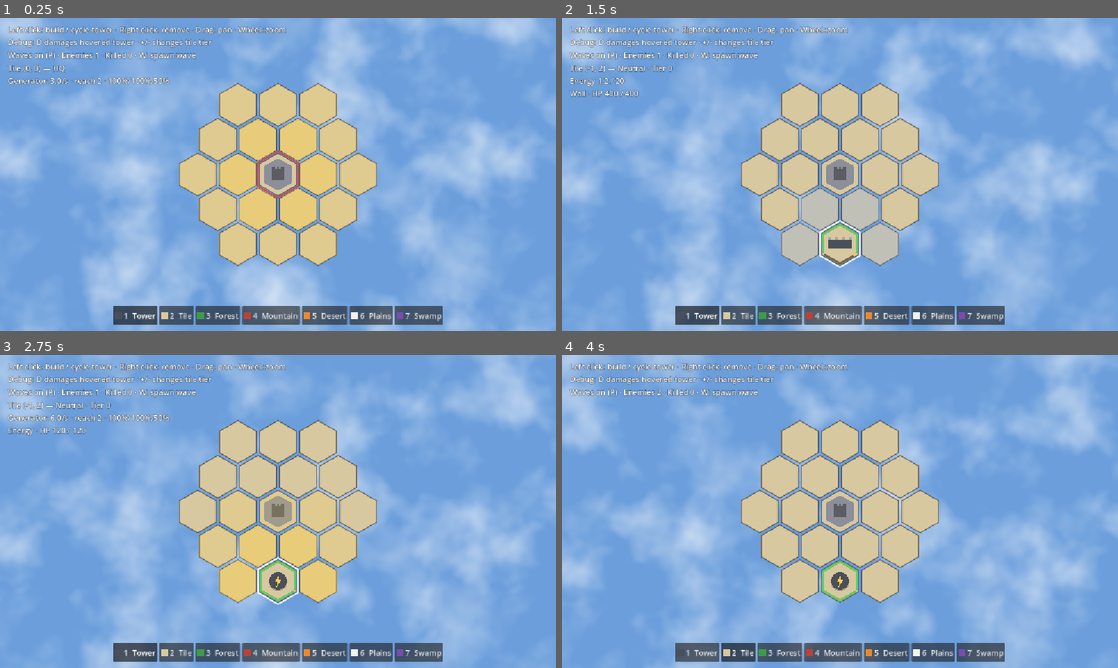
Above: before the commit, frames 1-4 (two rows, left to right).
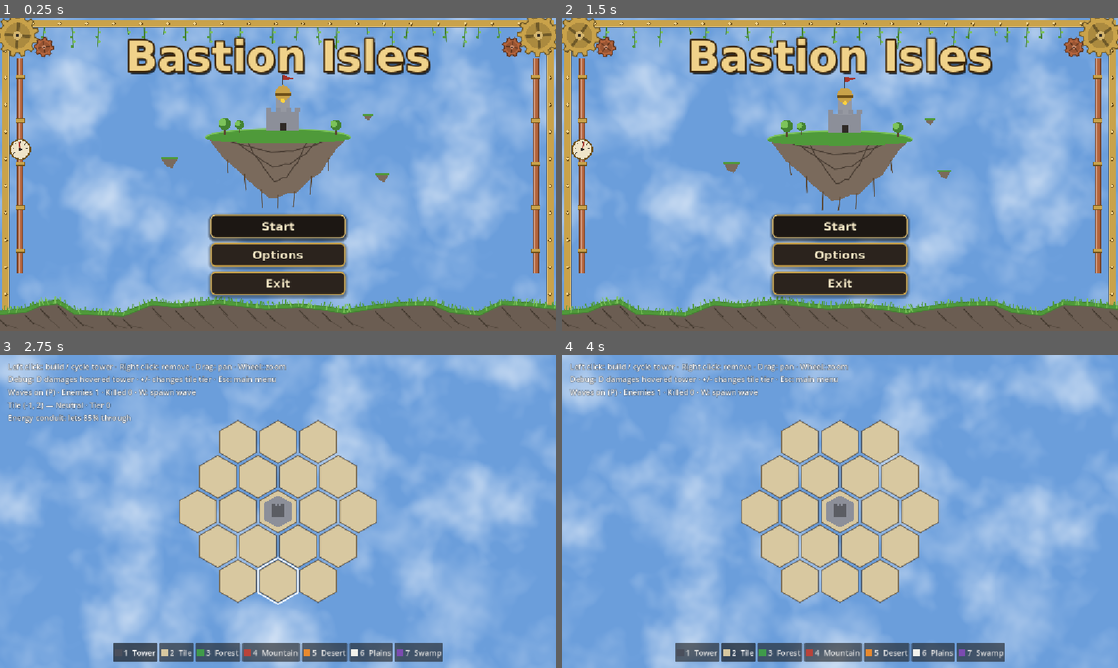
Above: after the commit, the same moments.

Repository: PfeiferSebastian/bastion-isles
Game: Godot game, scene res://scenes/ui/main_menu.tscn
Same seed, same stepped clock (60 frames per second), same inputs: the game is played once before the commit and once after it. Before the commit the project starts from res://main.tscn.
Inputs (mouse positions are in pixels of both pictures, inside the frame that each line leads up to):
- Up to frame 1 (0.25 s): no input
- Up to frame 2 (1.5 s): click (840, 255) at 0.5 s, where only the run after the commit has a clickable "Options"; click (840, 224) at 1.25 s, where only the run after the commit has a clickable "Back"
- Up to frame 3 (2.75 s): click (278, 564) at 2 s, where only the run after the commit has a clickable "Start"
- Up to frame 4 (4 s): click "1 Tower" at 2.75 s; click "2 Tile" at 3.5 s

The runs differ from the first frame. In frame 1, 61% of the frame differs, in the area x 0-100%, y 0-100%; in frame 2, 60%; in frame 3, 21%; in frame 4, 18%.

Commit message:
Add steampunk main menu as start scene
- Title at the top, Start / Options / Exit at the bottom middle
- Code-drawn frame: brass border with rivets, turning gears, copper
  pipes with a pressure gauge, hanging moss and a grassy rock ledge
- Bobbing floating island centerpiece with keep, trees and fragments
- Options panel with fullscreen toggle and master volume
- Reusable MenuTheme for brass buttons and panels
- Main menu is now the start scene; Esc in game returns to it

Co-Authored-By: Claude Opus 5.5 <noreply@anthropic.com>

Diff:
--- a/main.tscn
+++ b/main.tscn
@@ -45,7 +45,7 @@
 theme_override_colors/font_outline_color = Color(0, 0, 0, 0.6)
 theme_override_constants/outline_size = 4
 text = "Left click: build / cycle tower · Right click: remove · Drag: pan · Wheel: zoom
-Debug: D damages hovered tower · +/- changes tile tier"
+Debug: D damages hovered tower · +/- changes tile tier · Esc: main menu"
 
 [node name="CombatInfo" type="Label" parent="HUD/Margin/Lines"]
 unique_name_in_owner = true
--- a/project.godot
+++ b/project.godot
@@ -11,7 +11,7 @@
 [application]
 
 config/name="Bastion Isles"
-run/main_scene="res://main.tscn"
+run/main_scene="res://scenes/ui/main_menu.tscn"
 config/features=PackedStringArray("4.7", "Forward Plus")
 config/icon="res://icon.svg"
 
--- /dev/null
+++ b/scenes/ui/main_menu.tscn
@@ -0,0 +1,127 @@
+[gd_scene format=3]
+
+[ext_resource type="Script" path="res://scripts/ui/main_menu.gd" id="1_menu"]
+[ext_resource type="Script" path="res://scripts/world/sky_background.gd" id="2_sky"]
+[ext_resource type="Script" path="res://scripts/ui/floating_island_art.gd" id="3_island"]
+[ext_resource type="Script" path="res://scripts/ui/menu_frame.gd" id="4_frame"]
+
+[node name="MainMenu" type="Control"]
+layout_mode = 3
+anchors_preset = 15
+anchor_right = 1.0
+anchor_bottom = 1.0
+grow_horizontal = 2
+grow_vertical = 2
+script = ExtResource("1_menu")
+
+[node name="Sky" type="Node2D" parent="."]
+script = ExtResource("2_sky")
+flight_velocity = Vector2(-25, -10)
+
+[node name="Island" type="Node2D" parent="."]
+position = Vector2(576, 246)
+script = ExtResource("3_island")
+width = 300.0
+depth = 130.0
+
+[node name="Frame" type="Control" parent="."]
+layout_mode = 1
+anchors_preset = 15
+anchor_right = 1.0
+anchor_bottom = 1.0
+grow_horizontal = 2
+grow_vertical = 2
+mouse_filter = 2
+script = ExtResource("4_frame")
+
+[node name="Title" type="Label" parent="."]
+layout_mode = 1
+anchors_preset = 10
+anchor_right = 1.0
+offset_top = 28.0
+offset_bottom = 124.0
+grow_horizontal = 2
+theme_type_variation = &"TitleLabel"
+text = "Bastion Isles"
+horizontal_alignment = 1
+vertical_alignment = 1
+
+[node name="Buttons" type="VBoxContainer" parent="."]
+layout_mode = 1
+anchors_preset = 7
+anchor_left = 0.5
+anchor_top = 1.0
+anchor_right = 0.5
+anchor_bottom = 1.0
+offset_left = -140.0
+offset_top = -238.0
+offset_right = 140.0
+offset_bottom = -74.0
+grow_horizontal = 2
+grow_vertical = 0
+theme_override_constants/separation = 10
+alignment = 2
+
+[node name="Start" type="Button" parent="Buttons"]
+unique_name_in_owner = true
+custom_minimum_size = Vector2(0, 48)
+layout_mode = 2
+text = "Start"
+
+[node name="Options" type="Button" parent="Buttons"]
+unique_name_in_owner = true
+custom_minimum_size = Vector2(0, 48)
+layout_mode = 2
+text = "Options"
+
+[node name="Exit" type="Button" parent="Buttons"]
+unique_name_in_owner = true
+custom_minimum_size = Vector2(0, 48)
+layout_mode = 2
+text = "Exit"
+
+[node name="OptionsPanel" type="PanelContainer" parent="."]
+unique_name_in_owner = true
+layout_mode = 1
+anchors_preset = 8
+anchor_left = 0.5
+anchor_top = 0.5
+anchor_right = 0.5
+anchor_bottom = 0.5
+offset_left = -220.0
+offset_top = -150.0
+offset_right = 220.0
+offset_bottom = 150.0
+grow_horizontal = 2
+grow_vertical = 2
+
+[node name="Content" type="VBoxContainer" parent="OptionsPanel"]
+layout_mode = 2
+theme_override_constants/separation = 18
+alignment = 1
+
+[node name="Heading" type="Label" parent="OptionsPanel/Content"]
+layout_mode = 2
+theme_override_font_sizes/font_size = 34
+text = "Options"
+horizontal_alignment = 1
+
+[node name="Fullscreen" type="CheckButton" parent="OptionsPanel/Content"]
+unique_name_in_owner = true
+layout_mode = 2
+text = "Fullscreen"
+
+[node name="VolumeLabel" type="Label" parent="OptionsPanel/Content"]
+layout_mode = 2
+text = "Master volume"
+
+[node name="Volume" type="HSlider" parent="OptionsPanel/Content"]
+unique_name_in_owner = true
+layout_mode = 2
+value = 100.0
+
+[node name="Back" type="Button" parent="OptionsPanel/Content"]
+unique_name_in_owner = true
+custom_minimum_size = Vector2(0, 48)
+layout_mode = 2
+text = "Back"
--- a/scripts/main.gd
+++ b/scripts/main.gd
@@ -1,5 +1,8 @@
 extends Node2D
 ## Prototype sandbox: wires camera input to the island and the island to the HUD.
+## Esc returns to the main menu.
+
+const MENU_SCENE := "res://scenes/ui/main_menu.tscn"
 
 @onready var _island_view: IslandView = $IslandView
 @onready var _camera: CameraController = $Camera
@@ -12,3 +15,9 @@
 	_camera.secondary_tapped.connect(_island_view.handle_secondary_tap)
 	_hud.view = _island_view
 	_hud.combat = _combat
+
+
+func _unhandled_key_input(event: InputEvent) -> void:
+	var key := event as InputEventKey
+	if key and key.pressed and not key.echo and key.keycode == KEY_ESCAPE:
+		get_tree().change_scene_to_file(MENU_SCENE)
--- /dev/null
+++ b/scripts/ui/floating_island_art.gd
@@ -0,0 +1,117 @@
+extends Node2D
+## Menu centerpiece: a gently bobbing floating island with a grassy top, rocky underside,
+## hanging roots, a small brass-domed keep and a few drifting rock fragments. Drawn in code.
+
+@export var width := 340.0
+@export var depth := 190.0
+@export var bob_height := 6.0
+
+const GRASS := Color("4f9a3a")
+const GRASS_LIGHT := Color("7cc35a")
+const ROCK := Color("7a6a5c")
+const ROCK_DARK := Color("4a3e34")
+const ROOT := Color("5a4632")
+
+var _time := 0.0
+var _underside := PackedVector2Array()
+var _base_y := 0.0
+
+
+func _ready() -> void:
+	_base_y = position.y
+	var rng := RandomNumberGenerator.new()
+	rng.seed = 11
+	# Jagged cone from the left rim down to the tip and back up to the right rim.
+	var steps := 14
+	for i in steps + 1:
+		var t := float(i) / steps
+		var x := lerpf(-width / 2.0, width / 2.0, t)
+		var y := sin(t * PI) * depth * (1.0 - absf(t - 0.5) * 0.6)
+		_underside.append(Vector2(x + rng.randf_range(-6, 6), y + rng.randf_range(-10, 10) * sin(t * PI)))
+
+
+## Moves the island's resting point (it keeps bobbing around it).
+func place(at: Vector2) -> void:
+	position = at
+	_base_y = at.y
+
+
+func _process(delta: float) -> void:
+	_time += delta
+	position.y = _base_y + sin(_time * 0.9) * bob_height
+	queue_redraw()
+
+
+func _draw() -> void:
+	_draw_fragments()
+	# Rock underside with strata.
+	var body := PackedVector2Array([Vector2(-width / 2.0, 0)])
+	body.append_array(_underside)
+	body.append(Vector2(width / 2.0, 0))
+	draw_colored_polygon(body, ROCK)
+	for k in range(1, 4):
+		var line := PackedVector2Array()
+		for p in _underside:
+			line.append(Vector2(p.x * (1.0 - k * 0.18), p.y * k * 0.24))
+		draw_polyline(line, ROCK_DARK, 2.0, true)
+	# Hanging roots.
+	for i in 7:
+		var x := lerpf(-width * 0.35, width * 0.35, i / 6.0)
+		var start := Vector2(x, _depth_at(x) - 4.0)
+		var sway := sin(_time * 1.1 + i) * 4.0
+		draw_polyline(PackedVector2Array([start, start + Vector2(sway * 0.5, 18), start + Vector2(sway, 26 + i % 3 * 6)]), ROOT, 2.0, true)
+	# Grassy top.
+	var top := PackedVector2Array()
+	for i in 25:
+		var a := PI + PI * i / 24.0
+		top.append(Vector2(cos(a) * width / 2.0, sin(a) * 18.0))
+	for i in 25:
+		var a := PI * i / 24.0
+		top.append(Vector2(cos(a) * width / 2.0, sin(a) * 10.0 + 2.0))
+	draw_colored_polygon(top, GRASS)
+	draw_polyline(top.slice(0, 25), GRASS_LIGHT, 3.0, true)
+	_draw_keep(Vector2(10, -14))
+	_draw_tree(Vector2(-110, -6), 16.0)
+	_draw_tree(Vector2(-80, -10), 12.0)
+	_draw_tree(Vector2(120, -6), 14.0)
+
+
+func _depth_at(x: float) -> float:
+	for i in _underside.size() - 1:
+		var a := _underside[i]
+		var b := _underside[i + 1]
+		if x >= a.x and x <= b.x:
+			return lerpf(a.y, b.y, (x - a.x) / maxf(b.x - a.x, 0.001))
+	return 0.0
+
+
+## Small keep with a brass dome and a pennant.
+func _draw_keep(base: Vector2) -> void:
+	var stone := Color("8c8f99")
+	draw_rect(Rect2(base + Vector2(-34, -40), Vector2(68, 40)), stone)
+	draw_rect(Rect2(base + Vector2(-14, -78), Vector2(28, 40)), stone.lightened(0.08))
+	for i in 4:
+		draw_rect(Rect2(base + Vector2(-34 + i * 20, -48), Vector2(10, 8)), stone)
+	draw_circle(base + Vector2(0, -78), 16.0, MenuTheme.BRASS)
+	draw_rect(Rect2(base + Vector2(-16, -78), Vector2(32, 6)), MenuTheme.BRASS_DARK)
+	draw_line(base + Vector2(0, -94), base + Vector2(0, -116), MenuTheme.IRON, 2.0)
+	var wave := sin(_time * 3.0) * 3.0
+	draw_colored_polygon(PackedVector2Array([base + Vector2(0, -116), base + Vector2(22, -110 + wave), base + Vector2(0, -104)]), Color("a8322a"))
+	draw_rect(Rect2(base + Vector2(-6, -16), Vector2(12, 16)), MenuTheme.IRON)
+	draw_circle(base + Vector2(0, -62), 4.0, Color("ffd23f"))
+
+
+func _draw_tree(at: Vector2, size: float) -> void:
+	draw_line(at, at + Vector2(0, -size), ROOT, 3.0)
+	draw_circle(at + Vector2(0, -size * 1.4), size * 0.8, GRASS.darkened(0.15))
+	draw_circle(at + Vector2(-size * 0.3, -size * 1.6), size * 0.5, GRASS_LIGHT)
+
+
+## Little rock fragments drifting around the island.
+func _draw_fragments() -> void:
+	var spots := [Vector2(-width * 0.75, 40), Vector2(width * 0.72, 70), Vector2(width * 0.62, -40)]
+	for i in spots.size():
+		var p: Vector2 = spots[i] + Vector2(0, sin(_time * 1.3 + i * 2.0) * 8.0)
+		var s := 18.0 - i * 4.0
+		draw_colored_polygon(PackedVector2Array([p + Vector2(-s, 0), p + Vector2(s, 0), p + Vector2(s * 0.3, s * 1.2), p + Vector2(-s * 0.4, s * 0.9)]), ROCK)
+		draw_line(p + Vector2(-s, 0), p + Vector2(s, 0), GRASS, 4.0)
--- /dev/null
+++ b/scripts/ui/main_menu.gd
@@ -0,0 +1,58 @@
+extends Control
+## Main menu: title at the top, Start / Options / Exit at the bottom middle,
+## steampunk frame and a floating island over the cloud sky.
+
+const GAME_SCENE := "res://main.tscn"
+
+@onready var _island: Node2D = $Island
+@onready var _buttons: Control = $Buttons
+@onready var _start: Button = %Start
+@onready var _options: Button = %Options
+@onready var _exit: Button = %Exit
+@onready var _options_panel: Control = %OptionsPanel
+@onready var _fullscreen: CheckButton = %Fullscreen
+@onready var _volume: HSlider = %Volume
+@onready var _back: Button = %Back
+
+
+func _ready() -> void:
+	theme = MenuTheme.build()
+	_start.pressed.connect(_on_start)
+	_options.pressed.connect(_show_options.bind(true))
+	_exit.pressed.connect(get_tree().quit)
+	_back.pressed.connect(_show_options.bind(false))
+	_fullscreen.button_pressed = DisplayServer.window_get_mode() == DisplayServer.WINDOW_MODE_FULLSCREEN
+	_fullscreen.toggled.connect(_on_fullscreen_toggled)
+	_volume.value = db_to_linear(AudioServer.get_bus_volume_db(0)) * 100.0
+	_volume.value_changed.connect(_on_volume_changed)
+	resized.connect(_layout)
+	_layout()
+	_show_options(false)
+
+
+func _unhandled_input(event: InputEvent) -> void:
+	if event.is_action_pressed("ui_cancel") and _options_panel.visible:
+		_show_options(false)
+		get_viewport().set_input_as_handled()
+
+
+func _layout() -> void:
+	_island.call(&"place", Vector2(size.x / 2.0, size.y * 0.38))
+
+
+func _on_start() -> void:
+	get_tree().change_scene_to_file(GAME_SCENE)
+
+
+func _show_options(open: bool) -> void:
+	_options_panel.visible = open
+	_buttons.visible = not open
+	(_back if open else _start).grab_focus()
+
+
+func _on_fullscreen_toggled(on: bool) -> void:
+	DisplayServer.window_set_mode(DisplayServer.WINDOW_MODE_FULLSCREEN if on else DisplayServer.WINDOW_MODE_WINDOWED)
+
+
+func _on_volume_changed(value: float) -> void:
+	AudioServer.set_bus_volume_db(0, linear_to_db(maxf(value / 100.0, 0.0001)))
--- /dev/null
+++ b/scripts/ui/menu_frame.gd
@@ -0,0 +1,189 @@
+extends Control
+## Decorative steampunk frame for the main menu, drawn in code: brass border with rivets,
+## copper pipes with a pressure gauge, turning corner gears, hanging moss at the top and
+## a grassy rock ledge growing over the bottom edge.
+
+const BRASS := MenuTheme.BRASS
+const BRASS_LIGHT := MenuTheme.BRASS_LIGHT
+const BRASS_DARK := MenuTheme.BRASS_DARK
+const COPPER := MenuTheme.COPPER
+const IRON := MenuTheme.IRON
+const ROCK := Color("6b5d52")
+const ROCK_DARK := Color("43392f")
+const GRASS := Color("4f9a3a")
+const GRASS_LIGHT := Color("7cc35a")
+
+const INSET := 12.0
+const BAR := 14.0
+const GEAR_RADIUS := 44.0
+
+var _time := 0.0
+var _rocks := PackedVector2Array()
+var _blades: Array[PackedFloat32Array] = []  # x, height, lean per blade
+var _rng := RandomNumberGenerator.new()
+
+
+func _ready() -> void:
+	mouse_filter = Control.MOUSE_FILTER_IGNORE
+	resized.connect(_build_ledge)
+	_build_ledge()
+
+
+func _process(delta: float) -> void:
+	_time += delta
+	queue_redraw()
+
+
+func _draw() -> void:
+	_draw_pipes()
+	_draw_border()
+	_draw_moss()
+	_draw_ledge()
+	_draw_gears()
+
+
+# --- Pieces --------------------------------------------------------------
+
+func _draw_border() -> void:
+	var rect := Rect2(Vector2(INSET, INSET), size - Vector2(INSET, INSET) * 2.0)
+	draw_rect(rect.grow(BAR * 0.5), BRASS_DARK, false, 3.0)
+	draw_rect(rect, BRASS, false, BAR)
+	draw_rect(rect.grow(-BAR * 0.5 + 2.0), BRASS_LIGHT, false, 1.5)
+	draw_rect(rect.grow(-BAR * 0.5 - 1.0), Color(0, 0, 0, 0.5), false, 2.0)
+	# Rivets along the bar.
+	var step := 56.0
+	var x := rect.position.x + step
+	while x < rect.end.x - step * 0.5:
+		_rivet(Vector2(x, rect.position.y))
+		x += step
+	var y := rect.position.y + step
+	while y < rect.end.y - step * 0.5:
+		_rivet(Vector2(rect.position.x, y))
+		_rivet(Vector2(rect.end.x, y))
+		y += step
+
+
+func _rivet(at: Vector2) -> void:
+	draw_circle(at, 3.6, BRASS_DARK)
+	draw_circle(at + Vector2(-0.8, -0.8), 2.4, BRASS_LIGHT)
+
+
+## Copper pipes down both sides, with joint rings and a pressure gauge on the left.
+func _draw_pipes() -> void:
+	for side in [INSET + 30.0, size.x - INSET - 30.0]:
+		var top := INSET + 70.0
+		var bottom := size.y - 120.0
+		draw_line(Vector2(side, top), Vector2(side, bottom), COPPER.darkened(0.35), 12.0)
+		draw_line(Vector2(side, top), Vector2(side, bottom), COPPER, 8.0)
+		draw_line(Vector2(side - 2, top), Vector2(side - 2, bottom), COPPER.lightened(0.35), 2.0)
+		var y := top + 40.0
+		while y < bottom:
+			draw_rect(Rect2(side - 9, y - 4, 18, 8), BRASS)
+			draw_rect(Rect2(side - 9, y - 4, 18, 8), BRASS_DARK, false, 1.5)
+			y += 90.0
+	var gauge := Vector2(INSET + 30.0, size.y * 0.42)
+	draw_circle(gauge, 22.0, BRASS_DARK)
+	draw_circle(gauge, 19.0, Color("efe4c8"))
+	for i in 7:
+		var a := deg_to_rad(150.0 + i * 40.0)
+		draw_line(gauge + Vector2.from_angle(a) * 13.0, gauge + Vector2.from_angle(a) * 17.0, IRON, 1.5)
+	var needle := deg_to_rad(210.0 + 70.0 * (0.5 + 0.5 * sin(_time * 1.3)) + 6.0 * sin(_time * 9.0))
+	draw_line(gauge, gauge + Vector2.from_angle(needle) * 15.0, Color("a8322a"), 2.0, true)
+	draw_circle(gauge, 3.0, IRON)
+
+
+## Moss and vines hanging from the top bar.
+func _draw_moss() -> void:
+	_rng.seed = 7
+	var x := INSET + 80.0
+	while x < size.x - INSET - 80.0:
+		var length := _rng.randf_range(14.0, 46.0)
+		var sway := sin(_time * 0.8 + x * 0.05) * 3.0
+		var top := Vector2(x, INSET + BAR * 0.5)
+		var tip := top + Vector2(sway, length)
+		draw_line(top, tip, GRASS.darkened(0.2), 2.0, true)
+		for k in int(length / 10.0):
+			var p := top.lerp(tip, (k + 1) * 10.0 / length)
+			draw_circle(p + Vector2(3 if k % 2 == 0 else -3, 0), 2.6, GRASS_LIGHT if k % 2 == 0 else GRASS)
+		x += _rng.randf_range(26.0, 70.0)
+
+
+## Rocky ledge with a grassy top, overgrowing the bottom of the frame.
+func _build_ledge() -> void:
+	_rng.seed = 42
+	_rocks.clear()
+	_blades.clear()
+	var base := size.y + 4.0
+	_rocks.append(Vector2(-4, base))
+	var x := -4.0
+	while x < size.x + 40.0:
+		_rocks.append(Vector2(x, size.y - _rng.randf_range(34.0, 62.0)))
+		x += _rng.randf_range(30.0, 70.0)
+	_rocks.append(Vector2(size.x + 4, base))
+	for i in range(0, int(size.x), 5):
+		_blades.append(PackedFloat32Array([float(i) + _rng.randf_range(-2, 2), _rng.randf_range(6, 16), _rng.randf_range(-0.4, 0.4)]))
+
+
+func _ledge_height_at(x: float) -> float:
+	for i in range(1, _rocks.size() - 2):
+		var a := _rocks[i]
+		var b := _rocks[i + 1]
+		if x >= a.x and x <= b.x:
+			return lerpf(a.y, b.y, (x - a.x) / maxf(b.x - a.x, 0.001))
+	return size.y - 40.0
+
+
+func _draw_ledge() -> void:
+	if _rocks.size() < 4:
+		return
+	draw_colored_polygon(_rocks, ROCK)
+	# Strata and cracks.
+	for i in range(1, _rocks.size() - 2):
+		var a := _rocks[i]
+		draw_line(a + Vector2(0, 10), a + Vector2(18, 28), ROCK_DARK, 2.0, true)
+		draw_line(a + Vector2(8, 22), Vector2(a.x + 40, size.y - 6), Color(ROCK_DARK, 0.5), 1.5, true)
+	# Grass mat along the top edge, then individual blades swaying.
+	var top := PackedVector2Array()
+	for i in range(1, _rocks.size() - 1):
+		top.append(_rocks[i])
+	draw_polyline(top, GRASS.darkened(0.15), 9.0, true)
+	draw_polyline(top, GRASS, 5.0, true)
+	for blade in _blades:
+		var bx := blade[0]
+		var root := Vector2(bx, _ledge_height_at(bx) + 2.0)
+		var lean := blade[2] + sin(_time * 1.5 + bx * 0.03) * 0.15
+		var tip := root + Vector2(lean * blade[1], -blade[1])
+		draw_line(root, tip, GRASS_LIGHT if int(bx) % 3 == 0 else GRASS, 2.0, true)
+
+
+func _draw_gears() -> void:
+	var r := GEAR_RADIUS
+	var spots := [
+		Vector2(INSET + r * 0.55, INSET + r * 0.55),
+		Vector2(size.x - INSET - r * 0.55, INSET + r * 0.55),
+	]
+	for i in spots.size():
+		var direction := 1.0 if i % 2 == 0 else -1.0
+		_gear(spots[i], r, 12, _time * 0.4 * direction, BRASS)
+		# Small gear meshing with the big one.
+		var small_at: Vector2 = spots[i] + Vector2(r * 1.25 * (1.0 if i == 0 else -1.0), r * 0.55)
+		_gear(small_at, r * 0.45, 8, -_time * 0.4 * direction * 12.0 / 8.0, COPPER)
+
+
+func _gear(center: Vector2, radius: float, teeth: int, angle: float, color: Color) -> void:
+	var points := PackedVector2Array()
+	var tooth := TAU / teeth
+	for t in teeth:
+		var a := angle + t * tooth
+		points.append(center + Vector2.from_angle(a) * radius * 0.82)
+		points.append(center + Vector2.from_angle(a + tooth * 0.15) * radius)
+		points.append(center + Vector2.from_angle(a + tooth * 0.45) * radius)
+		points.append(center + Vector2.from_angle(a + tooth * 0.6) * radius * 0.82)
+	draw_colored_polygon(points, color)
+	draw_polyline(points + PackedVector2Array([points[0]]), color.darkened(0.45), 2.0, true)
+	draw_circle(center, radius * 0.6, color.darkened(0.15))
+	for s in 4:
+		var a := angle + s * TAU / 4.0
+		draw_line(center, center + Vector2.from_angle(a) * radius * 0.6, color.darkened(0.45), radius * 0.12, true)
+	draw_circle(center, radius * 0.2, color.lightened(0.2))
+	draw_circle(center, radius * 0.08, IRON)
--- /dev/null
+++ b/scripts/ui/menu_theme.gd
@@ -0,0 +1,72 @@
+class_name MenuTheme
+extends RefCounted
+## Steampunk UI theme built in code: brass-framed buttons and panels, serif lettering.
+## Placeholder until real UI art exists; reuse it for in-game menus too.
+
+const BRASS := Color("c9a24a")
+const BRASS_LIGHT := Color("f0d28a")
+const BRASS_DARK := Color("6e5019")
+const COPPER := Color("b4643c")
+const IRON := Color("2f2a26")
+const PANEL := Color("2b231d")
+const CREAM := Color("f3e6c4")
+
+
+static func serif(weight := 600) -> SystemFont:
+	var font := SystemFont.new()
+	font.font_names = PackedStringArray(["Cinzel", "Book Antiqua", "Palatino Linotype", "Georgia", "Times New Roman", "serif"])
+	font.font_weight = weight
+	return font
+
+
+static func build() -> Theme:
+	var theme := Theme.new()
+	theme.default_font = serif()
+	theme.default_font_size = 24
+
+	theme.set_stylebox("normal", "Button", _plate(PANEL, BRASS))
+	theme.set_stylebox("hover", "Button", _plate(PANEL.lightened(0.12), BRASS_LIGHT))
+	theme.set_stylebox("pressed", "Button", _plate(IRON, BRASS_DARK, 2))
+	theme.set_stylebox("focus", "Button", _plate(Color(0, 0, 0, 0), BRASS_LIGHT, 0, 2))
+	theme.set_color("font_color", "Button", CREAM)
+	theme.set_color("font_hover_color", "Button", BRASS_LIGHT)
+	theme.set_color("font_pressed_color", "Button", BRASS)
+	theme.set_color("font_focus_color", "Button", CREAM)
+	theme.set_color("font_outline_color", "Button", Color(0, 0, 0, 0.7))
+	theme.set_constant("outline_size", "Button", 4)
+
+	theme.set_stylebox("panel", "PanelContainer", _plate(Color(PANEL, 0.96), BRASS, 0, 4))
+	theme.set_color("font_color", "Label", CREAM)
+	theme.set_color("font_outline_color", "Label", Color(0, 0, 0, 0.7))
+	theme.set_constant("outline_size", "Label", 4)
+	theme.set_color("font_color", "CheckButton", CREAM)
+	theme.set_color("font_hover_color", "CheckButton", BRASS_LIGHT)
+
+	# Big engraved title.
+	theme.set_type_variation("TitleLabel", "Label")
+	theme.set_font("font", "TitleLabel", serif(800))
+	theme.set_font_size("font_size", "TitleLabel", 88)
+	theme.set_color("font_color", "TitleLabel", BRASS_LIGHT)
+	theme.set_color("font_outline_color", "TitleLabel", Color("3a2408"))
+	theme.set_constant("outline_size", "TitleLabel", 14)
+	theme.set_color("font_shadow_color", "TitleLabel", Color(0, 0, 0, 0.45))
+	theme.set_constant("shadow_offset_x", "TitleLabel", 4)
+	theme.set_constant("shadow_offset_y", "TitleLabel", 6)
+	return theme
+
+
+## Brass-rimmed plate: dark fill, metal border, rounded corners, soft drop shadow.
+static func _plate(fill: Color, rim: Color, shift_down := 0, border := 3) -> StyleBoxFlat:
+	var box := StyleBoxFlat.new()
+	box.bg_color = fill
+	box.border_color = rim
+	box.set_border_width_all(border)
+	box.set_corner_radius_all(10)
+	box.shadow_color = Color(0, 0, 0, 0.35)
+	box.shadow_size = 6
+	box.shadow_offset = Vector2(0, 3)
+	box.content_margin_left = 24
+	box.content_margin_right = 24
+	box.content_margin_top = 10 + shift_down
+	box.content_margin_bottom = 10 - shift_down
+	return box
Not shown, added: scripts/ui/floating_island_art.gd.uid
Not shown, added: scripts/ui/main_menu.gd.uid
Not shown, added: scripts/ui/menu_frame.gd.uid
Not shown, added: scripts/ui/menu_theme.gd.uid
